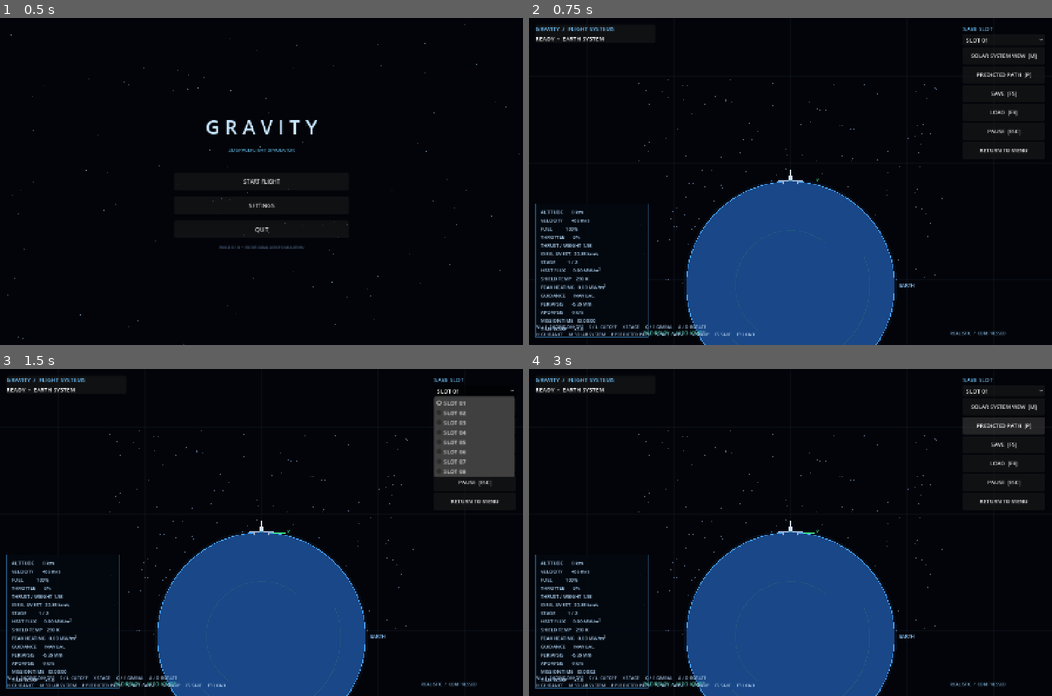
Above: before the commit, frames 1-4 (two rows, left to right).
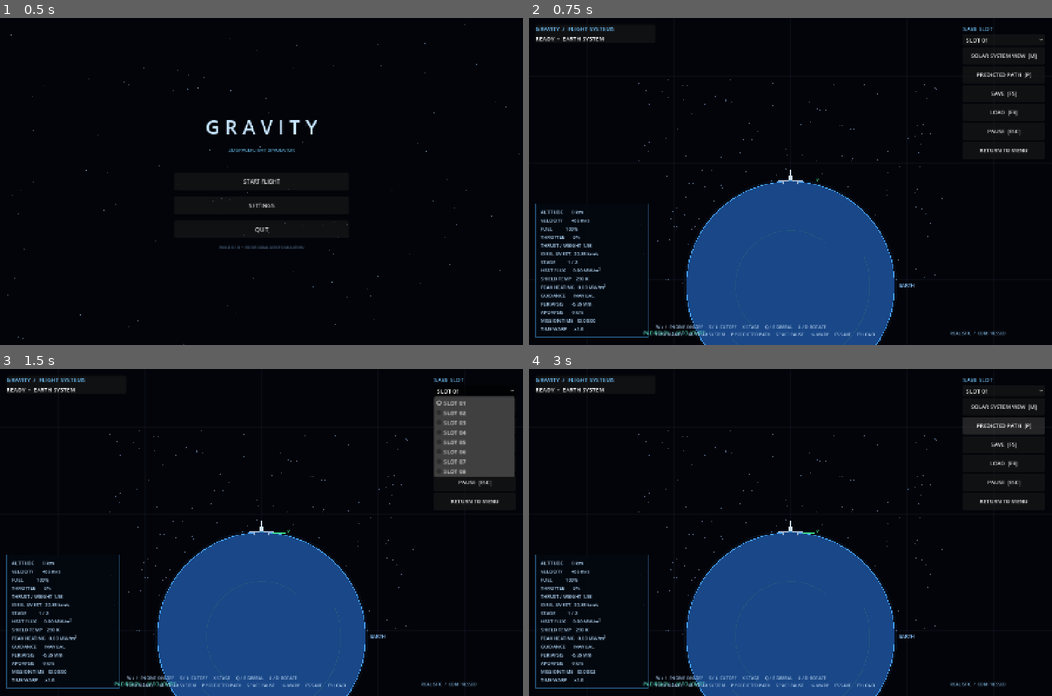
Above: after the commit, the same moments.

Repository: Blagos1195/Gravity-simulator
Game: Godot game, scene res://scenes/main.tscn
Two runs of this game, one before a commit and one after it. Both use one fixed random seed, a clock stepped at 60 frames per second and the inputs below.
Inputs:
- Up to frame 1 (0.5 s): no input
- Up to frame 2 (0.75 s): click "START FLIGHT" at 0.5 s
- Up to frame 3 (1.5 s): click "SLOT 01" at 1.25 s
- Up to frame 4 (3 s): click "SOLAR SYSTEM VIEW [M]" at 2 s; click "PREDICTED PATH [P]" at 2.75 s

Frame 1 is identical in both runs. In frame 2, 0.7% of the frame differs, in the area x 1-67%, y 93-98%; in frame 3, 0.7%; in frame 4, 0.7%.

Commit message:
Prevent flight controls overlapping telemetry on small windows

Diff:
--- a/Gravity/scripts/main.gd
+++ b/Gravity/scripts/main.gd
@@ -193,7 +193,7 @@
 
 	var bottom := Label.new()
 	bottom.set_anchors_preset(Control.PRESET_BOTTOM_WIDE)
-	bottom.offset_left = 20
+	bottom.offset_left = 350
 	bottom.offset_right = -20
 	bottom.offset_top = -58
 	bottom.offset_bottom = -8
